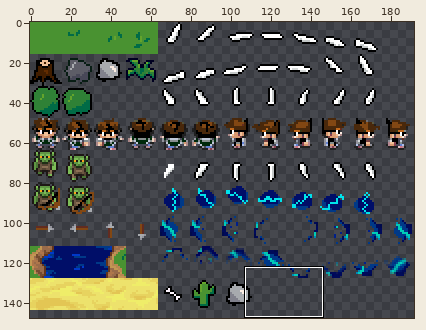
Two versions of one sprite sheet, game/img/smallsprites.png. Above: a wide view before the commit, with the close-up outlined.
Close-up. As it was:
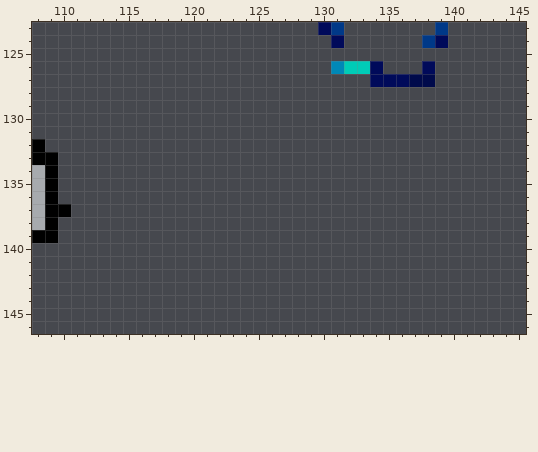
The file is 192x192 pixels. Pixels under 10% opacity are left out. Colours within 5 levels of each other are drawn and written as one. Shown: x 108..145, y 123..146. The wide view leaves out empty margins.
Once edited:
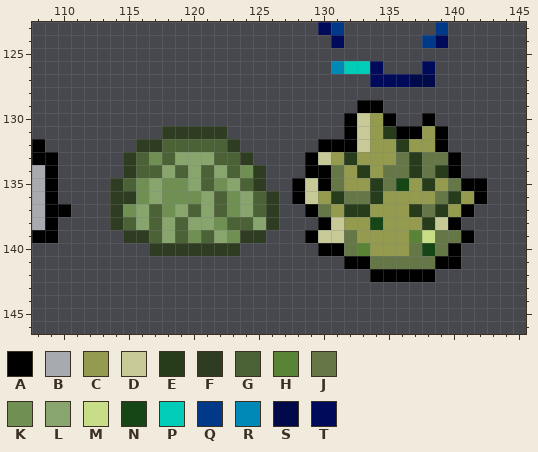
Palette (. is transparent): A #000000  B #a7aaae  C #949b4e  D #c7ca97  E #263c1b  F #2e3c22  G #4b6236  H #598436  J #657647  K #6f9052  L #87a56d  M #c7dd86  N #174616  P #00ccb7  Q #003988  R #0088b7  S #000a4b  T #000a5a
What changed:
@@ x 108..145 @@
 128 ......................................
-129 ......................................
-130 ......................................
-131 ......................................
-132 A.....................................
-133 AA....................................
-134 BA....................................
-135 BA....................................
-136 BA....................................
-137 BAA...................................
-138 BA....................................
-139 AA....................................
-140 ......................................
-141 ......................................
-142 ......................................
+129 .........................AA...........
+130 ........................ADCA..A.......
+131 ..........FFFFF.........ADCEAACA......
+132 A.......FFGGGGGF......AAADCCECCA......
+133 AA.....FGKGLLLGGF....ADCECCCJEJJA.....
+134 BA.....FGGLGLGLGKF...AAJCECJJEJEA.....
+135 BA....FGKLKKLGKLGF..ADAJCCEJNCECJAA...
+136 BA....FFKLKKKLGKLGF.ADCEJJECCCCJECA...
+137 BAA...FKLGKLGLGKLGF..AJCEECCCEJECA....
+138 BA....FGLGLGLLKGGLF...ADCCNCCCEDA.....
+139 AA.....FFGLGKGLKFF...ADDJCCCCHMJJA....
+140 .........FFFFFFF......AAJHCCCJNJA.....
+141 ........................AAJJJJJAA.....
+142 ..........................AAAAA.......
 143 ......................................
